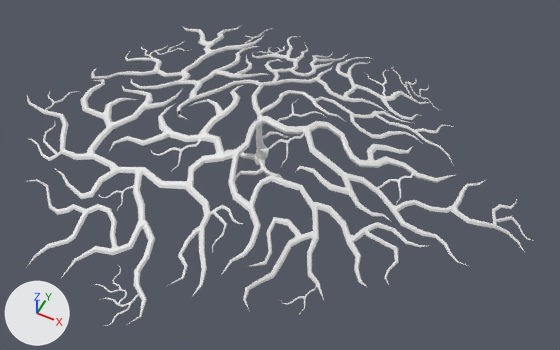
The FBX model Unity/Projekt_1/Assets/-FBX-/Familytree.fbx as it was, and as the next commit left it.
Both versions are drawn from a camera (50 mm lens) standing at (160.0, -32.2, 192.6) and looking at (85.2, 117.3, 5.8). The lights are fixed; the arrows at lower left show +X, +Y and +Z. The older version comes first. Materials are left out; every surface is plain grey. Where no turn or scale is listed for an object, it has been applied to the vertices.

The first picture shows 'Familytree'.
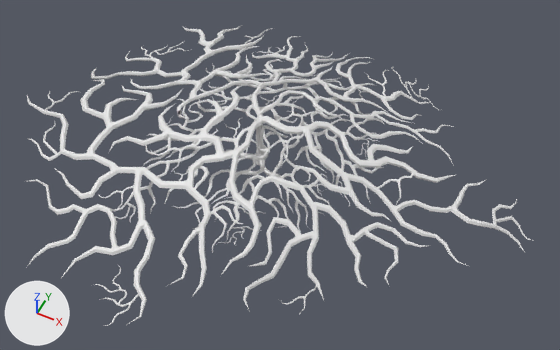
Where the newer file only moved an object's origin or applied its transform, the numbers keep the older frame.

Location of each change, [x1, y1, x2, y2] in pixels of the pictures (560 x 350 px):
part 1 of me_circle_022, added
    after: [225, 118, 241, 139]
part 2 of me_circle_022, added
    after: [219, 226, 253, 246]
part 3 of me_circle_022, added
    after: [358, 138, 378, 159]
part 4 of me_circle_022, added
    after: [115, 203, 136, 222]
part 5 of me_circle_022, added
    after: [322, 78, 344, 87]
part 6 of me_circle_022, built on
    after: [111, 64, 384, 241]

Patch to the scene script:
```diff
--- a/Unity/Projekt_1/Assets/-FBX-/Familytree.fbx.py
+++ b/Unity/Projekt_1/Assets/-FBX-/Familytree.fbx.py
@@ me_circle_022 @@
 # used by ob_familytree; location = (74.0, 124.8, 0.0)
-me_circle_022.from_pydata(...)  # 5497 vertices, 5740 faces; spans x -87.0..91.0, y -79.0..65.0, z 0.0..20.0
+me_circle_022.from_pydata(...)  # 10779 vertices, 11242 faces; spans x -87.0..91.0, y -79.0..65.0, z 0.0..20.0
+# me_circle_022 part 1: the loose piece of 104 vertices spanning x 4.0..15.0, y -14.0..3.0, z 16.0..18.0 is copied, and the copy is multiplied about its middle by the matrix ((-0.357, 0.48, -0.077), (-0.481, -0.363, -0.03), (-0.07, 0.043, 0.597)), then moved by (-17.0, 4.0, -3.0); it spans x -13.0..-5.0, y -7.0..3.0, z 12.0..15.0
+# me_circle_022 part 2: the loose piece of 226 vertices spanning x 24.0..47.0, y 47.0..59.0, z 0.0..7.0 is copied, and the copy is turned -127 degrees about the z axis through its middle and scaled by 0.588, then moved by (-26.0, -87.0, 1.0); it spans x 5.0..17.0, y -39.0..-31.0, z 3.0..7.0
+# me_circle_022 part 3: the loose piece of 226 vertices spanning x -18.0..-3.0, y -79.0..-61.0, z 6.0..7.0 is copied, and the copy is multiplied about the mesh origin by the matrix ((-0.309, -0.392, 0.052), (0.614, -0.346, -0.022), (0.059, -0.014, 0.586)); it spans x 28.0..34.0, y 11.0..22.0, z 4.0..6.0
+# me_circle_022 part 4: the loose piece of 80 vertices spanning x 76.0..91.0, y 5.0..19.0, z 0.0..5.0 is copied, and the copy is turned -127.1 degrees about the z axis through its middle and scaled by 0.592, then moved by (-110.0, -54.0, 0.0); it spans x -31.0..-22.0, y -44.0..-37.0, z 1.0..4.0
+# me_circle_022 part 5: the loose piece of 80 vertices spanning x -73.0..-57.0, y -34.0..-19.0, z 3.0..6.0 is copied, and the copy is turned -126.8 degrees about the z axis through its middle and scaled by 0.592, then moved by (74.0, 68.0, 0.0); it spans x 3.0..14.0, y 39.0..46.0, z 4.0..6.0
+# me_circle_022 part 6: 1 vertex moved within x 1.0, y 1.0, z 16.0; 1 vertex removed from x -15.0, y -45.0, z 9.0; 3269 vertices added at x -38.0..41.0, y -46.0..47.0, z 1.0..16.0
+# other edits to the shape of me_circle_022 do not show in these pictures
```
